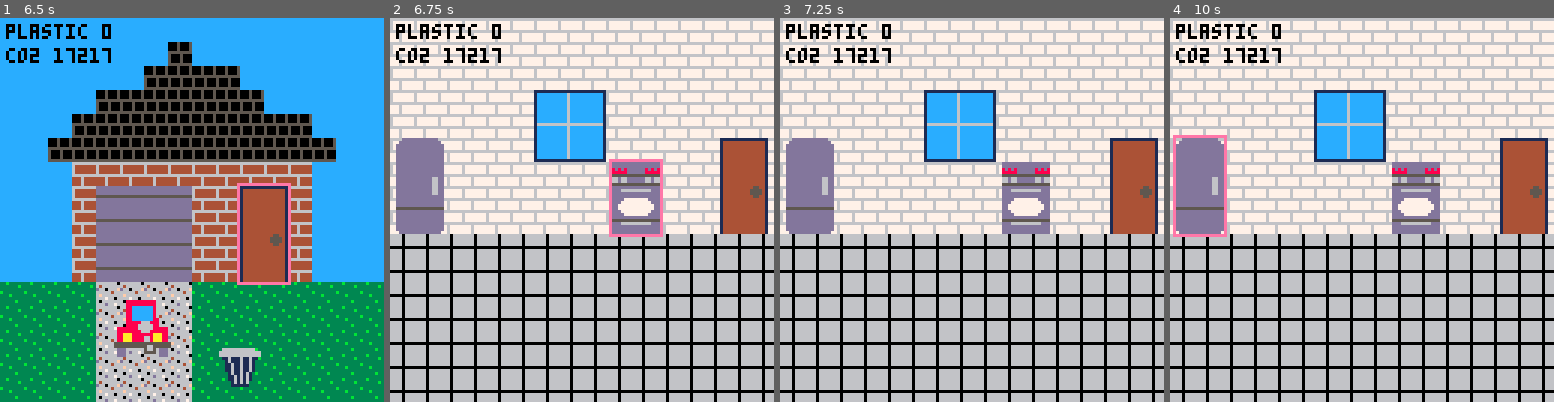
Above: before the commit, frames 1-4 (left to right).
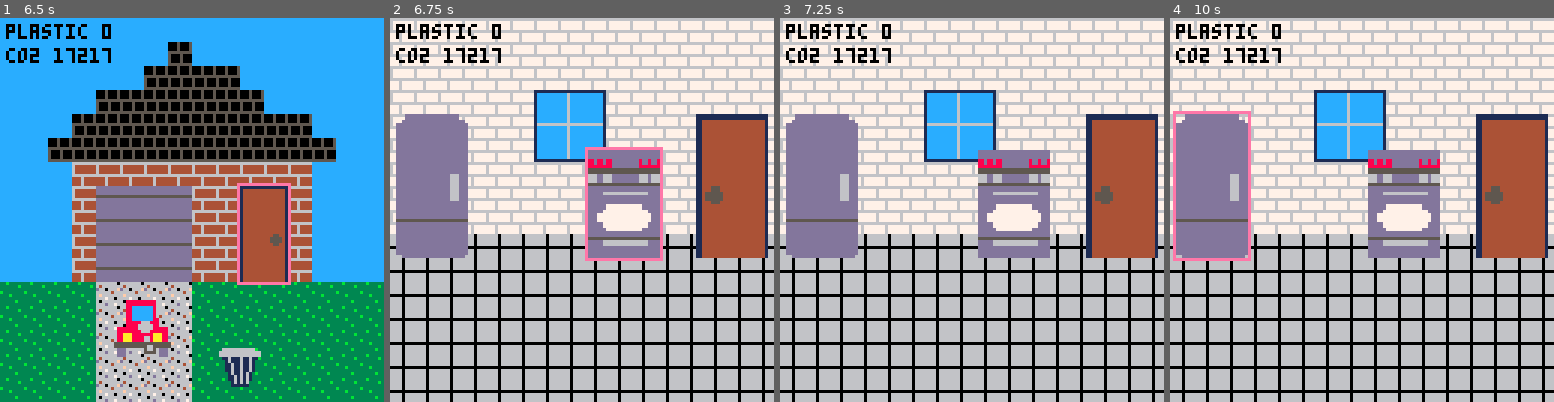
Above: after the commit, the same moments.

Repository: EmilyRagan/senior-project
Game: PICO-8 cartridge carts/home.p8
The game is run twice, just before and just after one commit, with the same random seed, the same clock (stepped at 60 frames per second) and the same inputs.
Inputs:
- Up to frame 1 (6.5 s): tap O (Z key) at 0.33, 0.7, 1.43, 2.22, 3.1, 3.98, 4.87, 5.75 s; tap X (X key) at 1.07, 2.07, 2.4, 2.73, 3.07, 3.4, 3.73, 4.07, 4.4, 4.73, 5.07, 5.4, 5.73, 6.07, 6.4 s; hold Left 1.97-2.37 s; hold Down 2.42-2.82 s; hold Right 2.87-3.53 s; hold Up 3.58-4.08 s; hold Right 4.13-4.53 s; hold Down 4.58-5.08 s; hold Left 5.13-5.8 s; hold Up 5.85-6.18 s; hold Left from 6.23 s (still down)
- Up to frame 2 (6.75 s): release Left at 6.63 s; tap O (Z key) at 6.63 s; hold Down from 6.68 s (still down); tap X (X key) at 6.73 s
- Up to frame 3 (7.25 s): tap X (X key) at 7.07 s; release Down at 7.08 s; hold Right from 7.13 s (still down)
- Up to frame 4 (10 s): tap X (X key) every 0.33 s from 7.4 to 9.73 s; tap O (Z key) at 7.52, 8.4, 9.28 s; release Right at 7.8 s; hold Up 7.85-8.35 s; hold Right 8.4-8.8 s; hold Down 8.85-9.35 s; hold Left from 9.4 s (still down)

Frame 1 is identical in both runs. In frame 2, 13% of the frame differs, in the area x 1-99%, y 25-64%; in frame 3, 12%; in frame 4, 13%, in the area x 0-99%, y 24-64%.

Commit message:
use sspr, now with more options

Diff:
--- a/carts/home.p8
+++ b/carts/home.p8
@@ -150,8 +150,10 @@
         sprite_start = 70,
         sprite_height = 4,
         sprite_width = 2,
-        x = 110,
-        y = 40
+        x = 102,
+        y = 32,
+        multiplier = 1.5,
+        flip_x = true
       }
     }
   },
@@ -164,16 +166,18 @@
         sprite_start = 90,
         sprite_height = 3,
         sprite_width = 2,
-        x = 74,
-        y = 48
+        x = 66,
+        y = 44,
+        multiplier = 1.5
       },
       {
         -- electric range
         sprite_start = 92,
         sprite_height = 3,
         sprite_width = 2,
-        x = 74,
-        y = 48
+        x = 66,
+        y = 44,
+        multiplier = 1.5
       }
     }
   },
@@ -186,7 +190,8 @@
         sprite_height = 4,
         sprite_width = 2,
         x = 2,
-        y = 40
+        y = 32,
+        multiplier = 1.5
       }
     }
   }
@@ -290,8 +295,15 @@
     local item = current_item.options[current_item.current]
     local highlight_x = item.x - 1
     local highlight_y = item.y - 1
-    local width = item.sprite_width * 8 + 1
-    local height = item.sprite_height * 8 + 1
+    local width = item.sprite_width * 8
+    local height = item.sprite_height * 8
+    if (item.multiplier != nil)
+    then
+      width = width * item.multiplier
+      height = height * item.multiplier
+    end
+    width = width + 1
+    height = height + 1
     rect(highlight_x, highlight_y, highlight_x + width, highlight_y + height)
   end
 
@@ -379,14 +391,28 @@
 end
 
 function drawSprite(item)
-  -- https://pico-8.fandom.com/wiki/Spr
-  -- spr( n, x, y, [w,] [h,] )
-  -- n (number): starting sprite number
-  -- x (number): x location to start drawing
-  -- y (number): y location to start drawing
-  -- w (number): number of sprites wide
-  -- h (number): number of sprites tall
-  spr(item.sprite_start, item.x, item.y, item.sprite_width, item.sprite_height)
+  -- https://pico-8.fandom.com/wiki/Sspr
+  -- sspr( sx, sy, sw, sh, dx, dy, [dw,] [dh,] [flip_x,] [flip_y] )
+  -- sx: The x coordinate of the upper left corner of the rectangle in the sprite sheet.
+  -- sy: The y coordinate of the upper left corner of the rectangle in the sprite sheet.
+  -- sw: The width of the rectangle in the sprite sheet, as a number of pixels.
+  -- sh: The height of the rectangle in the sprite sheet, as a number of pixels.
+  -- dx: The x coordinate of the upper left corner of the rectangle area of the screen.
+  -- dy: The y coordinate of the upper left corner of the rectangle area of the screen.
+  -- dw: The width of the rectangle area of the screen. The default is to match the image width (sw).
+  -- dh: The height of the rectangle area of the screen. The default is to match the image height (sh).
+  local sx = (item.sprite_start % 16) * 8
+  local sy = (item.sprite_start \ 16) * 8
+  local sw = item.sprite_width * 8
+  local sh = item.sprite_height * 8
+  local dw = sw
+  local dh = sh
+  if (item.multiplier != nil)
+  then
+    dw = dw * item.multiplier
+    dh = dh * item.multiplier
+  end
+  sspr(sx, sy, sw, sh, item.x, item.y, dw, dh, item.flip_x)
 end
 
 function updateOutside()
